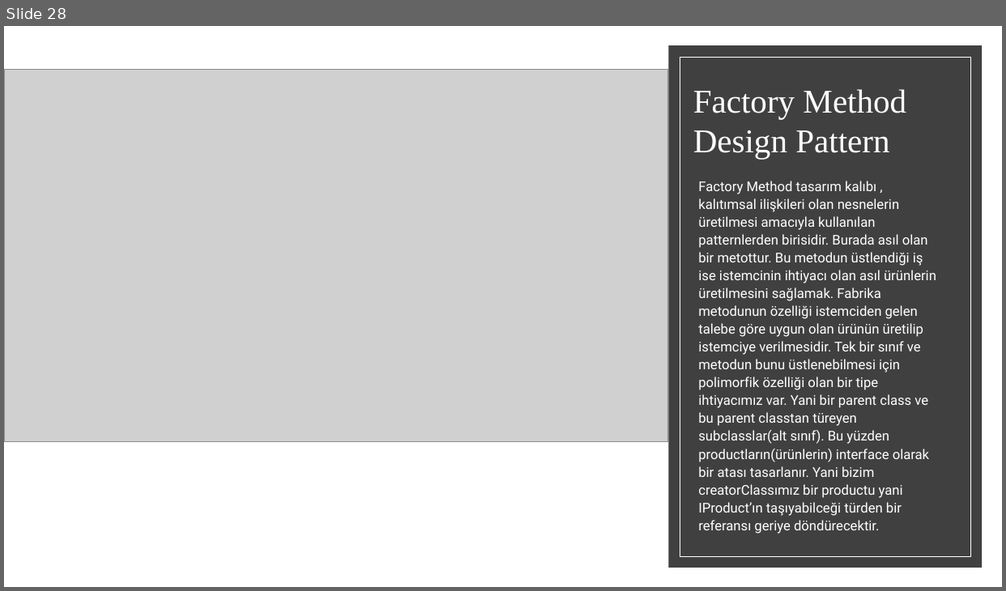
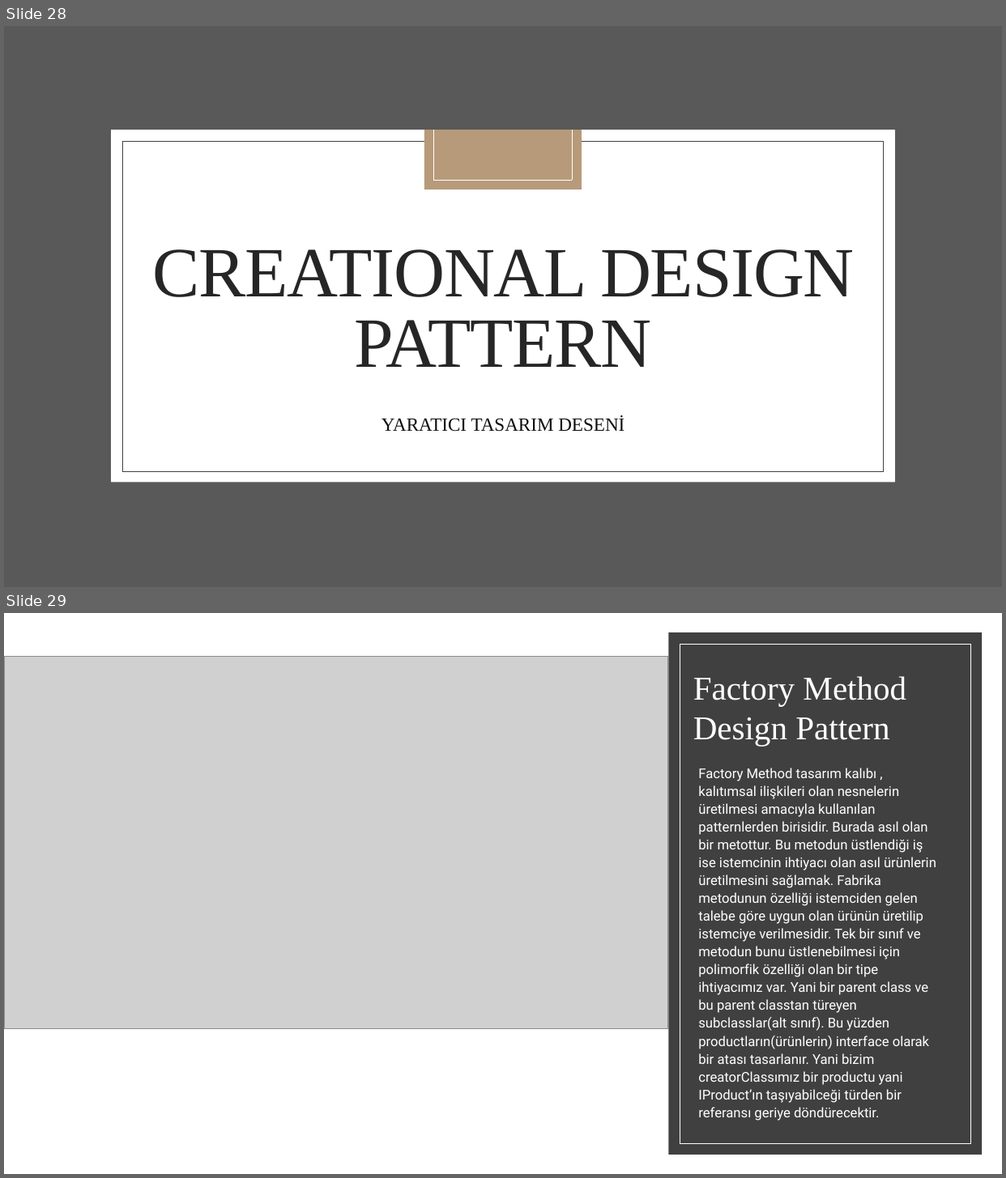
Before and after one commit to bnymnclskn01/BEM-Egitim, a slide deck: Bilişim eğitim merkezi.pptx. Shown one above the other, each under a label of ours: slide 28 before the commit, slides 28 and 29 after it. The pictures are 1006x591 and 1006x1178 pixels, drawn with LibreOffice and Linux fonts; fonts in the diff are those of the drawing; grey boxes stand for pictures. Boxes give left, top, right and bottom in pixels: in the first picture for what was removed or moved away, otherwise in the second. Text is boxed around its words. In the diff, an @@ line names an element or a change of style, - is before the commit and + after.

```diff
--- a/Bilişim eğitim merkezi.pptx
+++ b/Bilişim eğitim merkezi.pptx
@@ slide 28 added at (4,26,1002,587), background #FFFFFF @@
@@ rectangle added at (4,26,1002,587), fill #595959 @@
@@ rectangle added at (111,130,895,483), fill #FFFFFF @@
@@ rectangle added at (122,141,884,472), outline #404040 0.5 pt @@
@@ rectangle added at (424,130,582,190), fill #B79A7A @@
@@ line added from (434, 130) to (434, 180), #FFFFFF 0.5 pt @@
@@ line added from (572, 130) to (572, 180), #FFFFFF 0.5 pt @@
@@ line added from (434, 180) to (572, 180), #FFFFFF 0.5 pt @@
@@ title added at (152,250,854,367), 68 pt, text #262626 @@
+CREATIONAL DESIGN PATTERN
@@ text added at (381,416,624,432), 18 pt, text #0D0D0D @@
+YARATICI TASARIM DESENİ
@@ what was slide 28 is now slide 29 @@
```
Also in this commit, not shown: 11 other slides added, 1 slide removed.
